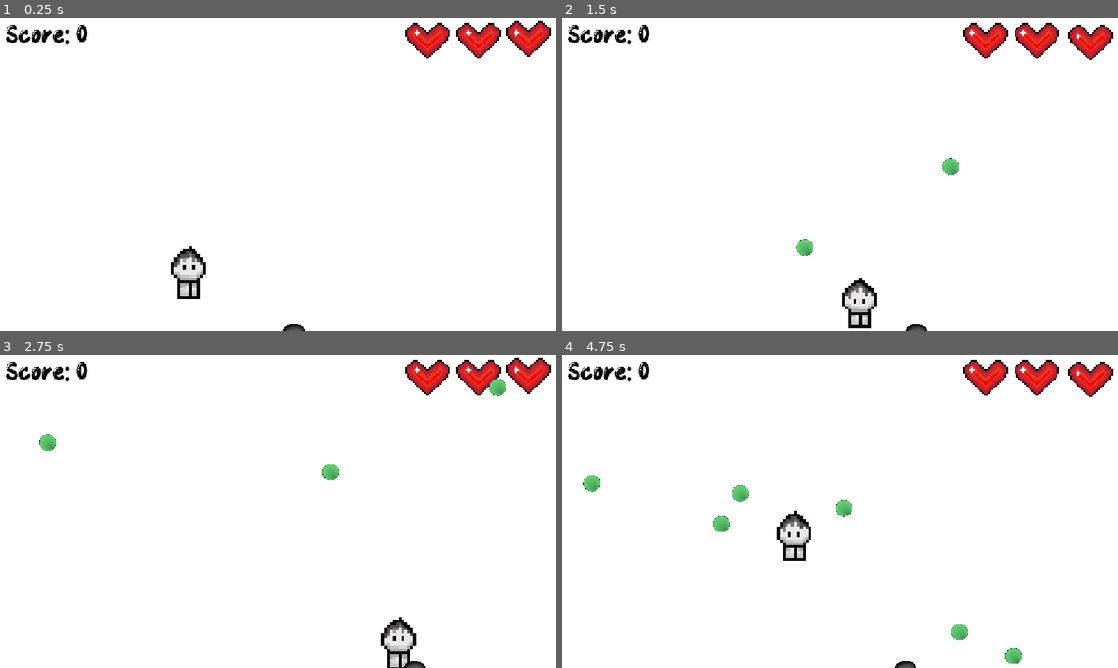
Above: before the commit, frames 1-4 (two rows, left to right).
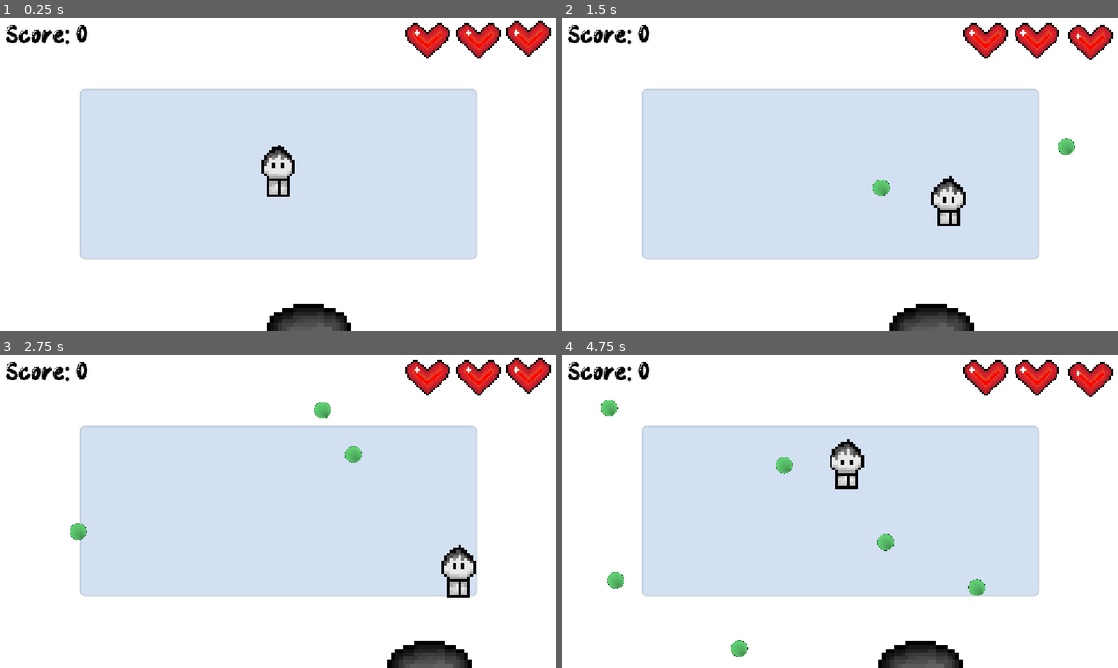
Above: after the commit, the same moments.

Repository: hersheysrs123-cloud/bounce-back-hrs
Game: Godot game, scene res://node_2d.tscn
The game is run twice, just before and just after one commit, with the same random seed, the same clock (stepped at 60 frames per second) and the same inputs.
Inputs (mouse positions are in pixels of both pictures, inside the frame that each line leads up to):
- Up to frame 1 (0.25 s): no input
- Up to frame 2 (1.5 s): move the mouse to (962, 158) at 0.52 s; press the mouse at (962, 158) at 0.53 s; hold D (right) 0.53-1.28 s; move the mouse to (728, 190) at 1.27 s; release the mouse at (728, 190) at 1.28 s; hold S (down) from 1.28 s (still down); click (728, 190) at 1.35 s
- Up to frame 3 (2.75 s): move the mouse to (333, 442) at 2.02 s; release S (down) at 2.03 s; press the mouse at (333, 442) at 2.03 s; hold D (right) from 2.03 s (still down)
- Up to frame 4 (4.75 s): move the mouse to (812, 574) at 2.77 s; release D (right) at 2.78 s; release the mouse at (812, 574) at 2.78 s; hold W (up) 2.78-3.53 s; click (812, 574) at 2.85 s; move the mouse to (1006, 558) at 3.52 s; press the mouse at (1006, 558) at 3.53 s; hold A (left) from 3.53 s (still down); move the mouse to (673, 464) at 4.27 s; release the mouse at (673, 464) at 4.28 s; click (673, 464) at 4.35 s

The runs differ from the first frame. In frame 1, 40% of the frame differs, in the area x 14-86%, y 22-100%; in frame 2, 41%; in frame 3, 41%, in the area x 7-91%, y 7-100%; in frame 4, 40%.

Commit message:
add sounds and increase difficulty

Diff:
--- a/hole.gd
+++ b/hole.gd
@@ -13,22 +13,27 @@
 		if (global_position.x > 1120.0 and direction.x > 0) or (global_position.x < 34.0 and direction.x < 0):
 			switch_dir()
 
+func inc_difficulty():
+	speed += 10
+	if scale.x > 0.3:
+		scale -= Vector2(0.1, 0.1)
+
 func spawn_choose():
 	wall = randi_range(1, 4)
 	if wall == 1:
-		global_position = Vector2(34.0, 283.0)
+		global_position = Vector2(0.0, 283.0)
 		rotation = 0
 		direction = Vector2(0, 1) if randi() % 2 == 0 else Vector2(0, -1)
 	elif wall == 2:
-		global_position = Vector2(1120.0, 316.0)
+		global_position = Vector2(1152.0, 316.0)
 		rotation = PI
 		direction = Vector2(0, -1) if randi() % 2 == 0 else Vector2(0, 1)
 	elif wall == 3:
-		global_position = Vector2(592.0, 33.0)
+		global_position = Vector2(592.0, 0.0)
 		rotation = PI / 2
 		direction = Vector2(1, 0) if randi() % 2 == 0 else Vector2(-1, 0)
 	else:
-		global_position = Vector2(583.0, 617.0)
+		global_position = Vector2(583.0, 648.0)
 		rotation = -1 * PI / 2
 		direction = Vector2(-1, 0) if randi() % 2 == 0 else Vector2(1, 0)
 
--- a/node_2d.gd
+++ b/node_2d.gd
@@ -54,6 +54,8 @@
 		hide1.hide()
 	if health == 1:
 		hide2.hide()
+#	if health == 0:
+
 
 func _input(event):
 	if event.is_action_pressed(&"click"):
@@ -71,7 +73,9 @@
 	if body.is_in_group("balls"):
 		goals += 1
 		score.text = "Score: " + str(goals)
+		$goal.play()
 		hole.spawn_choose()
+		hole.inc_difficulty()
 		body.queue_free()
 		print(goals)
 
--- a/node_2d.tscn
+++ b/node_2d.tscn
@@ -11,12 +11,28 @@
 [ext_resource type="Texture2D" uid="uid://cfmu6nhul8rgb" path="res://hole.png" id="9_4d7sh"]
 [ext_resource type="Script" uid="uid://cvbwnuyuafm8p" path="res://hole.gd" id="9_ir8iy"]
 [ext_resource type="FontFile" uid="uid://lqvkce7picac" path="res://BOUNCY GUM.ttf" id="11_hqns4"]
+[ext_resource type="AudioStream" uid="uid://cydgtctarlvr1" path="res://goal_final.wav" id="12_x0ka3"]
 
 [sub_resource type="RectangleShape2D" id="RectangleShape2D_reolk"]
 size = Vector2(66, 783.5)
 
 [sub_resource type="RectangleShape2D" id="RectangleShape2D_ea0i7"]
 size = Vector2(1282, 53)
+
+[sub_resource type="RectangleShape2D" id="RectangleShape2D_hjvny"]
+size = Vector2(823.99976, 353.99966)
+
+[sub_resource type="StyleBoxFlat" id="StyleBoxFlat_8pkhr"]
+bg_color = Color(0.4311368, 0.6145804, 0.82415205, 0.3137255)
+border_width_left = 3
+border_width_top = 3
+border_width_right = 3
+border_width_bottom = 3
+border_blend = true
+corner_radius_top_left = 10
+corner_radius_top_right = 10
+corner_radius_bottom_right = 10
+corner_radius_bottom_left = 10
 
 [sub_resource type="AtlasTexture" id="AtlasTexture_0hol4"]
 atlas = ExtResource("3_epypp")
@@ -84,7 +100,7 @@
 }]
 
 [sub_resource type="CircleShape2D" id="CircleShape2D_hjvny"]
-radius = 13.038404
+radius = 32.0
 
 [node name="Node2D" type="Node2D" unique_id=977329759]
 script = ExtResource("1_epypp")
@@ -119,8 +135,22 @@
 position = Vector2(617, 677)
 shape = SubResource("RectangleShape2D_ea0i7")
 
+[node name="box" type="Area2D" parent="." unique_id=1809801398]
+position = Vector2(576, 324)
+
+[node name="CollisionShape2D" type="CollisionShape2D" parent="box" unique_id=1663191560]
+shape = SubResource("RectangleShape2D_hjvny")
+
+[node name="game_box" type="Panel" parent="." unique_id=834955837]
+offset_left = 164.0
+offset_top = 147.0
+offset_right = 988.0
+offset_bottom = 501.0
+mouse_filter = 2
+theme_override_styles/panel = SubResource("StyleBoxFlat_8pkhr")
+
 [node name="Player" type="CharacterBody2D" parent="." unique_id=1371173273]
-position = Vector2(391, 534)
+position = Vector2(576, 324)
 script = ExtResource("2_q6r6c")
 
 [node name="animation" type="AnimatedSprite2D" parent="Player" unique_id=1455884781]
@@ -177,26 +207,28 @@
 volume_db = 7.0
 pitch_scale = 0.8
 
-[node name="hit" type="AudioStreamPlayer2D" parent="." unique_id=299247517]
-stream = ExtResource("8_rj586")
-
 [node name="hole" type="Area2D" parent="." unique_id=1254699014]
-position = Vector2(583, 617)
+position = Vector2(614, 649)
 rotation = -1.5707964
 scale = Vector2(2, 2)
 collision_mask = 5
 script = ExtResource("9_ir8iy")
 
 [node name="Sprite2D" type="Sprite2D" parent="hole" unique_id=1457435609]
+scale = Vector2(3.9865928, 3.9865928)
 texture = ExtResource("9_4d7sh")
+offset = Vector2(16, 0)
 
 [node name="CollisionShape2D" type="CollisionShape2D" parent="hole" unique_id=1465169218]
-position = Vector2(-22, 0)
 shape = SubResource("CircleShape2D_hjvny")
 
 [node name="RandDirChange" type="Timer" parent="hole" unique_id=1417115457]
 wait_time = 3.0
 autostart = true
+
+[node name="hit" type="AudioStreamPlayer2D" parent="." unique_id=299247517]
+position = Vector2(-17, 124)
+stream = ExtResource("8_rj586")
 
 [node name="BallDespawn" type="Timer" parent="." unique_id=1291840772]
 wait_time = 5.0
@@ -213,6 +245,15 @@
 horizontal_alignment = 1
 vertical_alignment = 1
 
+[node name="Marker2D" type="Marker2D" parent="." unique_id=955309110]
+position = Vector2(164, 147)
+
+[node name="Marker2D2" type="Marker2D" parent="." unique_id=761461029]
+position = Vector2(988, 501)
+
+[node name="goal" type="AudioStreamPlayer2D" parent="." unique_id=155333400]
+stream = ExtResource("12_x0ka3")
+
 [connection signal="body_entered" from="Player/Area2D" to="." method="_on_area_2d_body_entered"]
 [connection signal="timeout" from="Timer" to="." method="_on_timer_timeout"]
 [connection signal="body_entered" from="hole" to="." method="_on_hole_body_entered"]
--- a/player.gd
+++ b/player.gd
@@ -3,6 +3,8 @@
 
 const SPEED = 300.0
 @onready var _player = $animation
+@export var box_min: Vector2 = Vector2(202, 193)
+@export var box_max: Vector2 = Vector2(950.0, 455.0)
 
 func _physics_process(delta: float) -> void:
 
@@ -14,6 +16,7 @@
 		velocity.y = move_toward(velocity.y, 0, SPEED)
 
 	move_and_slide()
+	global_position = global_position.clamp(box_min, box_max)
 
 func _process(_delta):
 	var dir := Input.get_vector("left", "right", "up", "down")
Not shown, added: node_2d.tscn39132148924.tmp
